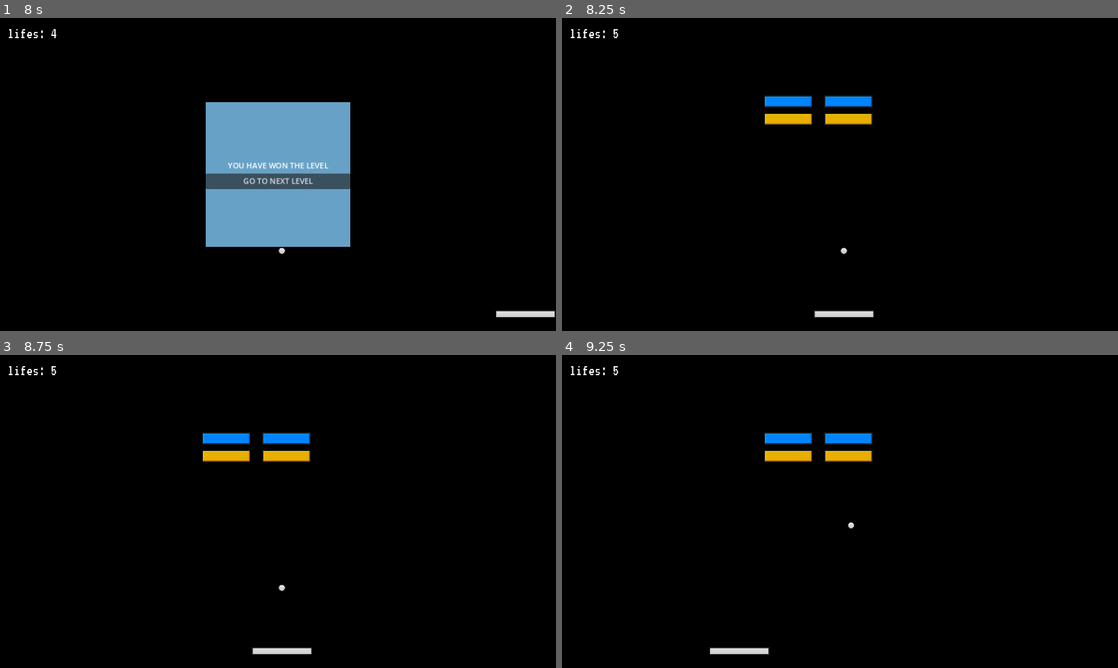
Above: before the commit, frames 1-4 (two rows, left to right).
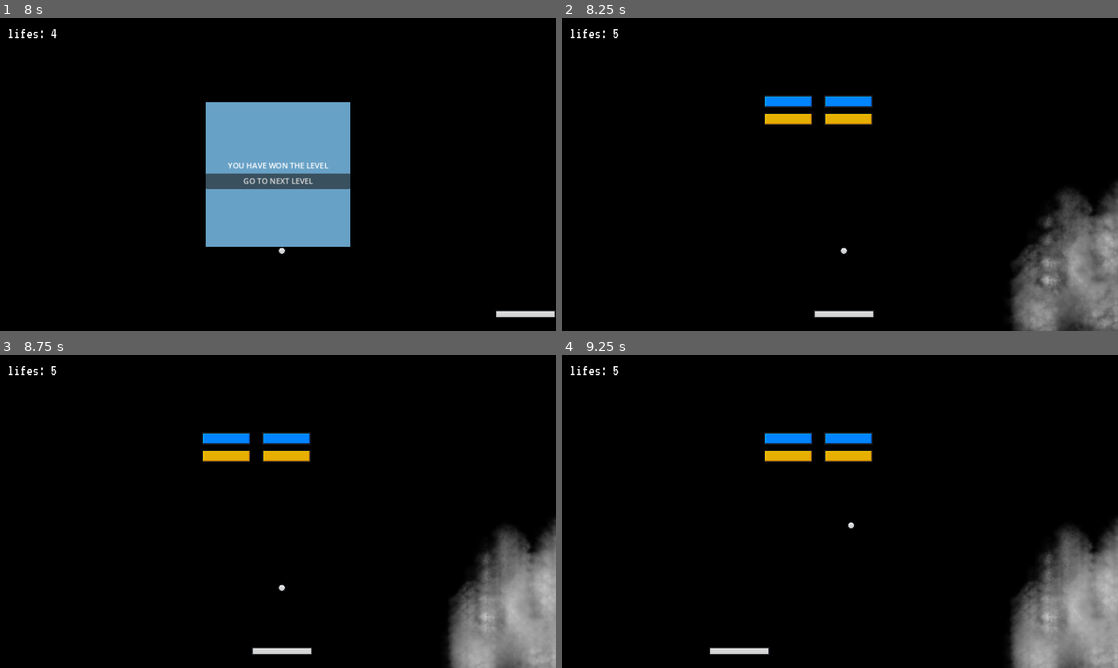
Above: after the commit, the same moments.

Repository: Masiyahbot/BrickBreaker
Game: Godot game, scene res://Scenes/main.tscn
The game is run twice, just before and just after one commit, with the same random seed, the same clock (stepped at 60 frames per second) and the same inputs.
Inputs:
- Up to frame 1 (8 s): tap Enter at 0.5 s; hold D (right) 0.53-1.28 s; hold A (left) 1.28-2.03 s; hold D (right) 2.03-3.53 s; hold A (left) 3.53-5.78 s; tap Space at 5.75 s; hold D (right) from 5.78 s (still down)
- Up to frame 2 (8.25 s): release D (right) at 8 s; click "GO TO NEXT LEVEL" at 8 s
- Up to frame 3 (8.75 s): no input
- Up to frame 4 (9.25 s): hold A (left) from 8.78 s (still down)

Frame 1 is identical in both runs. In frame 2, 7.0% of the frame differs, in the area x 80-100%, y 52-100%; in frame 3, 7.1%; in frame 4, 7.1%.

Commit message:
particle progress

Diff:
--- a/Scenes/brick.tscn
+++ b/Scenes/brick.tscn
@@ -1,7 +1,8 @@
-[gd_scene load_steps=4 format=3 uid="uid://c4cawtvjv0bgv"]
+[gd_scene load_steps=5 format=3 uid="uid://c4cawtvjv0bgv"]
 
 [ext_resource type="Script" path="res://Scripts/brick.gd" id="1_vr5qp"]
 [ext_resource type="Texture2D" uid="uid://d06ws4g0pu0q0" path="res://Assets/Brick-Blue.png" id="2_k4oxm"]
+[ext_resource type="PackedScene" uid="uid://dtgngw0kkol3w" path="res://brick_explosion.tscn" id="3_wrfkp"]
 
 [sub_resource type="RectangleShape2D" id="RectangleShape2D_chhpp"]
 size = Vector2(100, 25.5)
@@ -20,3 +21,5 @@
 [node name="CollisionShape2D" type="CollisionShape2D" parent="."]
 position = Vector2(0, -0.25)
 shape = SubResource("RectangleShape2D_chhpp")
+
+[node name="BrickExplosion" parent="." instance=ExtResource("3_wrfkp")]
--- a/Scripts/ball.gd
+++ b/Scripts/ball.gd
@@ -11,6 +11,10 @@
 @export var death_zone: DeathZone
 @export var ui: UI
 
+@onready var sparkletrail = $SparkleTrail
+var sparkle_rotation = 1
+
+@onready var brick_explosion = $BrickExplosion
 
 var speed_up_factor = 1.05
 var start_position: Vector2
--- a/Scripts/brick.gd
+++ b/Scripts/brick.gd
@@ -8,6 +8,7 @@
 
 @onready var sprite_2d = $Sprite2D
 @onready var collision_shape_2d = $CollisionShape2D
+@onready var particle = $BrickExplosion
 
 var sprites: Array[Texture2D] = [
 	preload("res://Assets/Brick-Yellow.png"),
@@ -39,6 +40,7 @@
 	var tween = get_tree().create_tween()
 	tween.tween_property(sprite_2d, "modulate", Color.TRANSPARENT, .5)
 	tween.tween_callback(destroy)
+	particle.set_deferred("visible", true)
 
 
 func destroy():
--- /dev/null
+++ b/brick_explosion.tscn
@@ -0,0 +1,15 @@
+[gd_scene load_steps=3 format=3 uid="uid://dtgngw0kkol3w"]
+
+[ext_resource type="Texture2D" path="res://Assets/smoke_08.png" id="1_fwab4"]
+
+[sub_resource type="ParticleProcessMaterial" id="ParticleProcessMaterial_u777f"]
+particle_flag_disable_z = true
+gravity = Vector3(0, 98, 0)
+orbit_velocity_min = 0.0
+orbit_velocity_max = 0.0
+
+[node name="BrickExplosion" type="GPUParticles2D"]
+position = Vector2(659, 334)
+amount = 2
+process_material = SubResource("ParticleProcessMaterial_u777f")
+texture = ExtResource("1_fwab4")
--- /dev/null
+++ b/sparkle_trail.tscn
@@ -0,0 +1,14 @@
+[gd_scene load_steps=3 format=3 uid="uid://cdv1dqepcilb5"]
+
+[ext_resource type="Texture2D" uid="uid://cjf1qierrsndq" path="res://Assets/star_01.png" id="1_qmuym"]
+
+[sub_resource type="ParticleProcessMaterial" id="ParticleProcessMaterial_8jwcs"]
+particle_flag_disable_z = true
+gravity = Vector3(0, 98, 0)
+orbit_velocity_min = 0.0
+orbit_velocity_max = 0.0
+
+[node name="SparkleTrail" type="GPUParticles2D"]
+position = Vector2(638, 327)
+process_material = SubResource("ParticleProcessMaterial_8jwcs")
+texture = ExtResource("1_qmuym")
Binary file added: Assets/smoke_08.png
Not shown, added: Assets/smoke_08.png.import
Binary file added: Assets/star_01.png
Not shown, added: Assets/star_01.png.import
Not shown, added: Scripts/smoke_08.png.import
Not shown, added: Scripts/star_01.png.import
Not shown, added: smoke_08.png.import
Not shown, added: star_01.png.import
